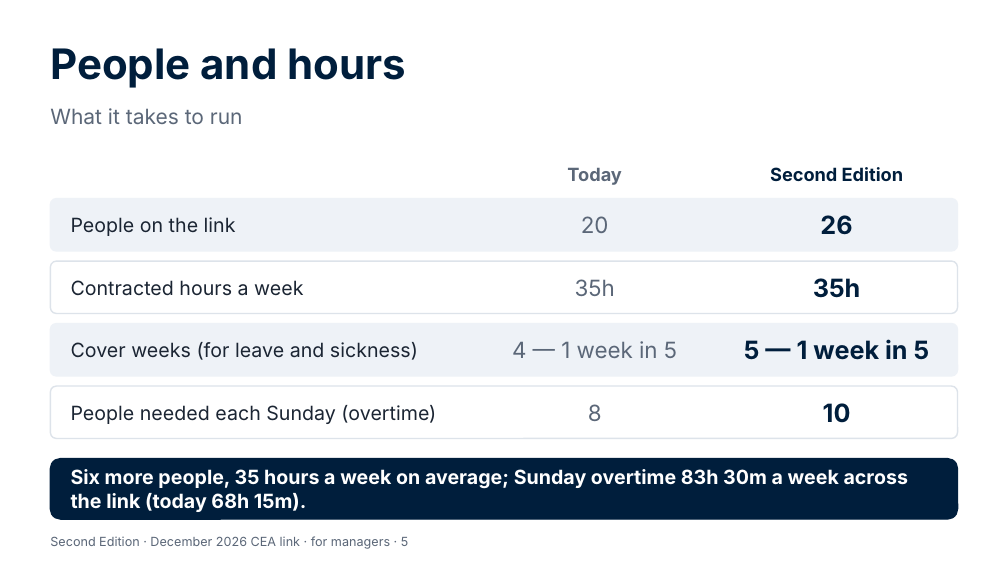
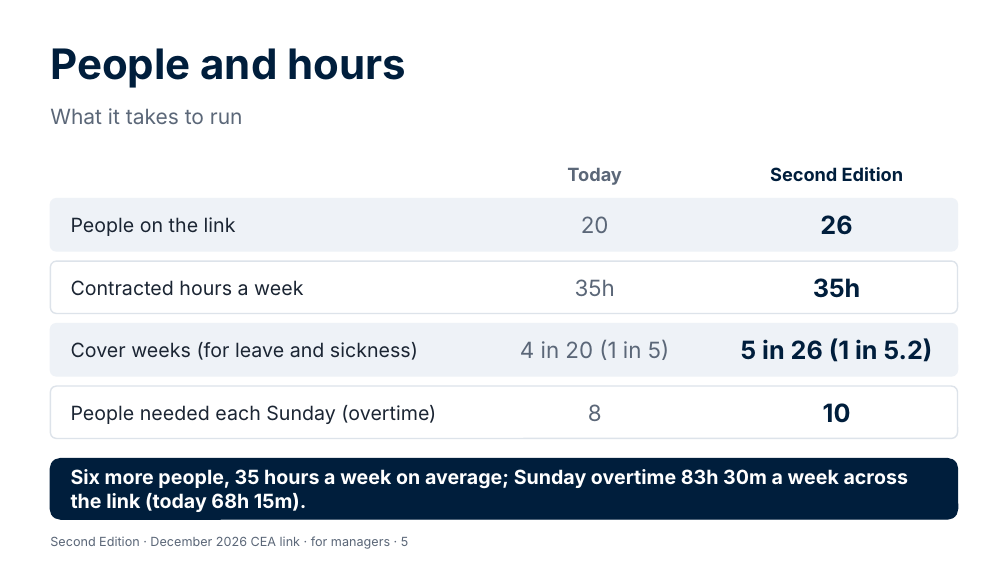
Before and after one commit to Garethdavidmiller/roster-app, a slide deck: slide 5 of docs/links-26/presentations/Second-Edition-for-managers.pptx. Drawn at 1008x567 pixels with LibreOffice and Linux fonts; fonts in the diff are those of the drawing. Boxes give left, top, right and bottom in pixels: in the first picture for what was removed or moved away, otherwise in the second. Text is boxed around its words. In the diff, an @@ line names an element or a change of style, - is before the commit and + after.

```diff
--- a/docs/links-26/presentations/Second-Edition-for-managers.pptx
+++ b/docs/links-26/presentations/Second-Edition-for-managers.pptx
@@ text at box(520, 339, 669, 360): text changed @@
-4 — 1 week in 5
+4 in 20 (1 in 5)
@@ text at box(741, 338, 933, 362): text changed @@
-5 — 1 week in 5
+5 in 26 (1 in 5.2)
```
Also in this commit, not shown: 1 other slide changed, 20 other files.
